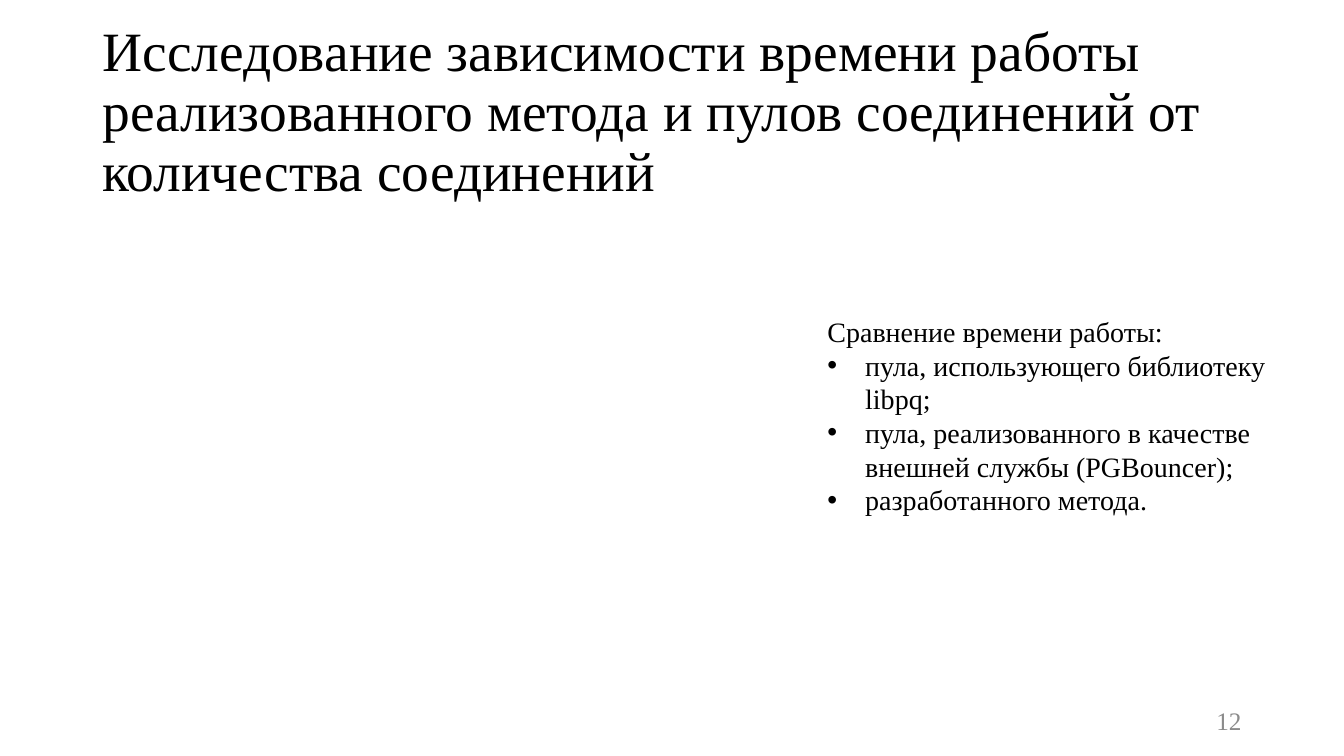
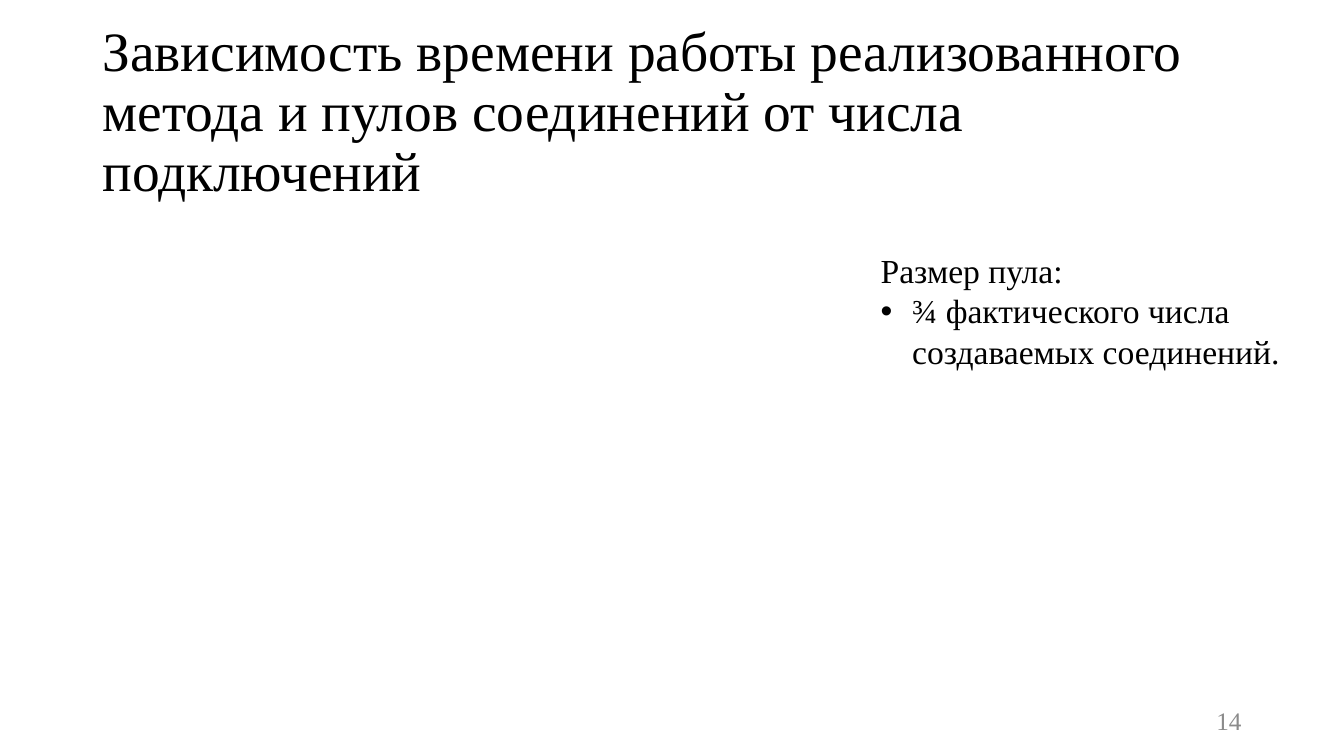
Before and after one commit to platosha-git/Diplom-theory, a slide deck: slide 14 of Презентация.pptx (slide 12 before the commit). Drawn at 1344x756 pixels with LibreOffice and Linux fonts; fonts in the diff are those of the drawing. Boxes give left, top, right and bottom in pixels: in the first picture for what was removed or moved away, otherwise in the second. Text is boxed around its words. In the diff, an @@ line names an element or a change of style, - is before the commit and + after.

```diff
--- a/Презентация.pptx
+++ b/Презентация.pptx
@@ title at [102, 31, 1182, 201]: text changed @@
-Исследование зависимости времени работы реализованного метода и пулов соединений от количества соединений
+Зависимость времени работы реализованного метода и пулов соединений от числа подключений
@@ text added at [881, 261, 1280, 370], 24 pt, text #000000 @@
+Размер пула:
+• ¾ фактического числа создаваемых соединений.
@@ text removed at [827, 322, 1265, 516] @@
-Сравнение времени работы:
-• пула, использующего библиотеку libpq;
-• пула, реализованного в качестве внешней службы (PGBouncer);
-• разработанного метода.
@@ page number at [1216, 713, 1241, 730]: text changed @@
-12
+14
```
Also in this commit, not shown: 9 other slides changed, 2 slides added, 25 other files.
